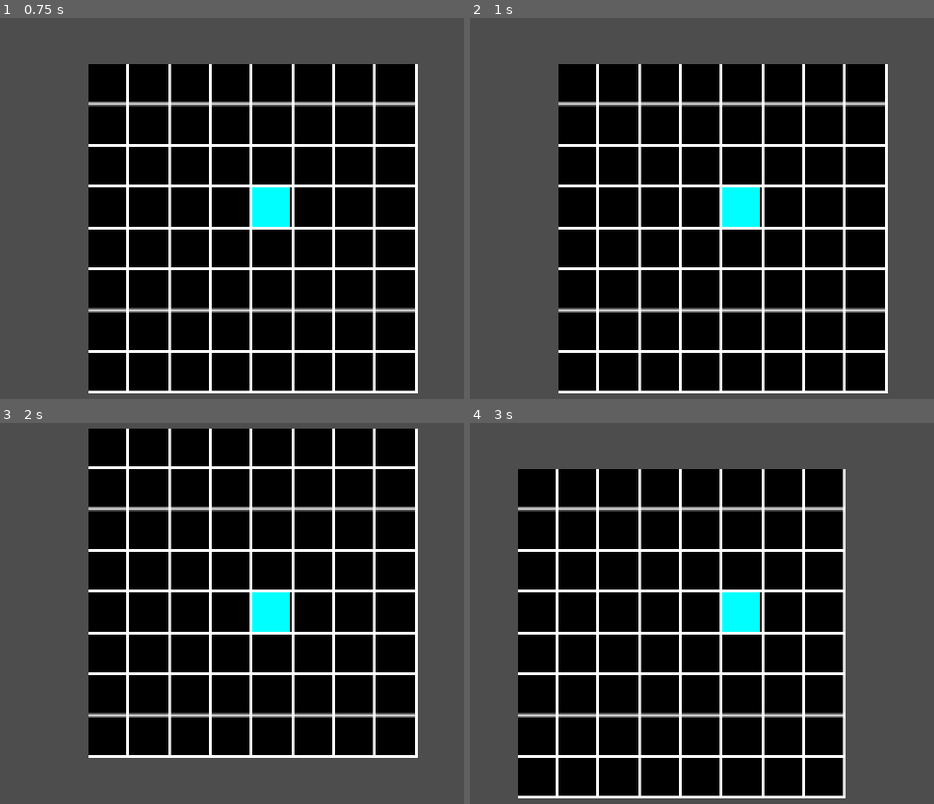
Above: before the commit, frames 1-4 (two rows, left to right).
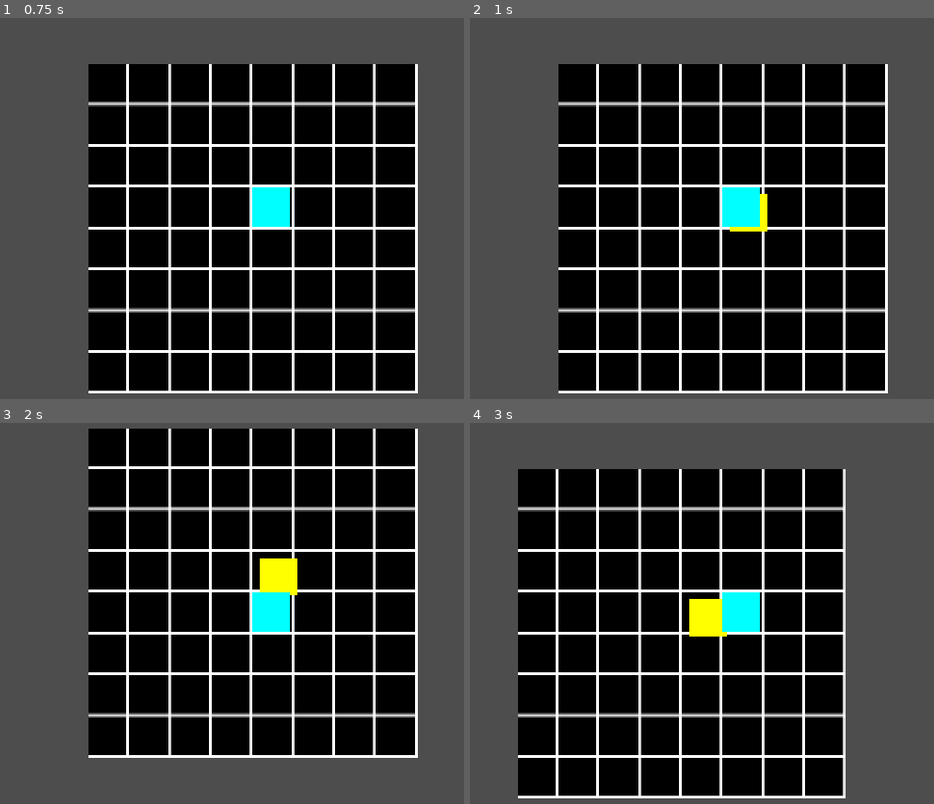
Above: after the commit, the same moments.

Repository: maseyonok421/maseyonok-sTestGameAboutPointThatCanMoveIn4DirectionsOnGrid
Game: Godot game, scene res://scenes/game.tscn
Same seed, same stepped clock (60 frames per second), same inputs: the game is played once before the commit and once after it.
Inputs:
- Up to frame 1 (0.75 s): tap Enter at 0.5 s; hold Right (ui_right) from 0.53 s (still down)
- Up to frame 2 (1 s): keep holding Right (ui_right)
- Up to frame 3 (2 s): release Right (ui_right) at 1.28 s; hold Down (ui_down) from 1.28 s (still down)
- Up to frame 4 (3 s): release Down (ui_down) at 2.03 s; hold Right (ui_right) 2.03-2.78 s; tap Space at 2.75 s; hold Up (ui_up) from 2.78 s (still down)

Frame 1 is identical in both runs. In frame 2, 0.2% of the frame differs, in the area x 55-65%, y 46-57%; in frame 3, 0.7%, in the area x 55-65%, y 35-46%; in frame 4, 0.7%.

Commit message:
+ Basic logic for Point Spawner

Diff:
--- /dev/null
+++ b/prefabs/point_spawner.tscn
@@ -0,0 +1,11 @@
+[gd_scene load_steps=2 format=3 uid="uid://djan4vsx0to1k"]
+
+[ext_resource type="Script" uid="uid://buomgtlekskp6" path="res://scripts/point_spawner.gd" id="1_l4nvw"]
+
+[node name="PointSpawner" type="Node2D"]
+script = ExtResource("1_l4nvw")
+
+[node name="Timer" type="Timer" parent="."]
+autostart = true
+
+[connection signal="timeout" from="Timer" to="." method="_on_timer_timeout"]
--- a/scenes/game.tscn
+++ b/scenes/game.tscn
@@ -1,7 +1,8 @@
-[gd_scene load_steps=5 format=3 uid="uid://ct3fjmk24n06b"]
+[gd_scene load_steps=6 format=3 uid="uid://ct3fjmk24n06b"]
 
 [ext_resource type="Script" uid="uid://dh3cvjg3ekaqr" path="res://scripts/gameManager.gd" id="1_lnu2h"]
 [ext_resource type="PackedScene" uid="uid://d24wgwq3572gw" path="res://prefabs/player.tscn" id="1_uwrxv"]
+[ext_resource type="PackedScene" uid="uid://djan4vsx0to1k" path="res://prefabs/point_spawner.tscn" id="2_iywne"]
 [ext_resource type="Script" uid="uid://bw3u537vgvml3" path="res://scripts/bgGenerator.gd" id="3_lnu2h"]
 [ext_resource type="PackedScene" uid="uid://b6q82v8ol3bjw" path="res://prefabs/point.tscn" id="4_lbhrr"]
 
@@ -13,4 +14,7 @@
 
 [node name="Point" parent="." instance=ExtResource("4_lbhrr")]
 
+[node name="PointSpawner" parent="." instance=ExtResource("2_iywne")]
+position = Vector2(12, -61)
+
 [node name="Player" parent="." instance=ExtResource("1_uwrxv")]
--- /dev/null
+++ b/scripts/point_spawner.gd
@@ -0,0 +1,17 @@
+extends Node2D
+
+var pointScene = preload("res://prefabs//point.tscn")
+
+# Called when the node enters the scene tree for the first time.
+func _ready() -> void:
+	print("Point Spawner Inicialization: OK")
+
+
+func _on_timer_timeout() -> void:
+
+	var pointInstance = pointScene.instantiate()
+	pointInstance.position = Vector2(
+		Global.fullCellSize, Global.fullCellSize
+	)
+
+	add_child(pointInstance)
Not shown, added: scripts/point_spawner.gd.uid
